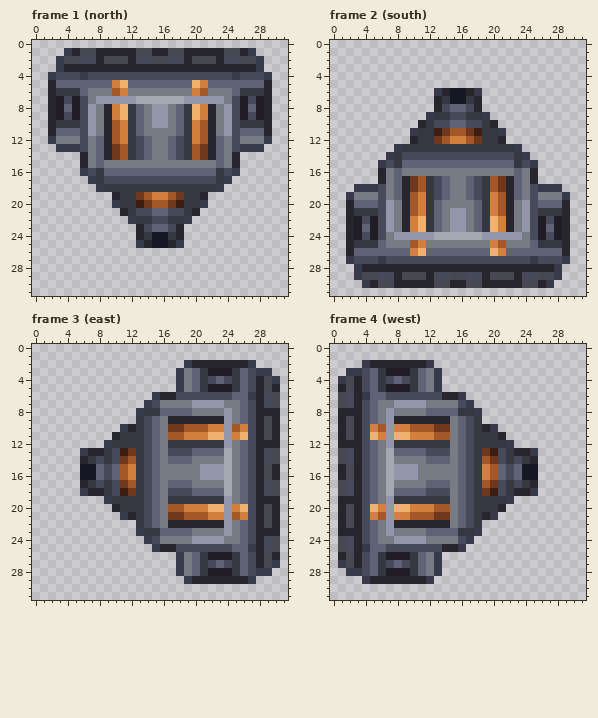
A pixel-art file gets an edit: assets/originals/art/machines/gravity/gravity-pillar.aseprite. The picture above was drawn from the file before the commit.
32x32 pixels, 4 frames. Colours within 5 levels of each other are drawn and written as one. Shown: frame 1 (north), frame 2 (south), frame 3 (east), frame 4 (west). The commit also changed other frames, which this record leaves out.
Once edited:
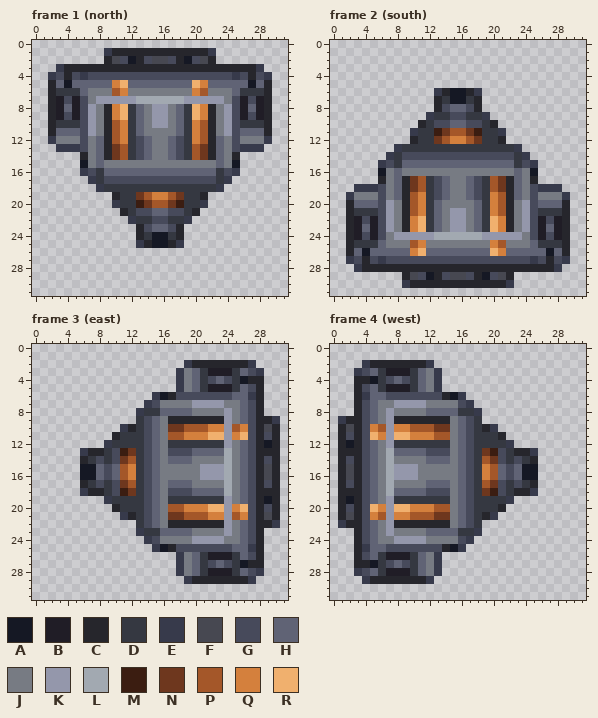
Palette (. is transparent): A #151824  B #201d26  C #26262c  D #353841  E #373a4b  F #474851  G #474a5b  H #606375  J #777b83  K #9497ab  L #a2a9b1  M #3b1d11  N #6e371e  P #a45729  Q #d4803d  R #f0b06e
Edits made:
Frame 1 (north), layer "base_housing":
y 1: x 4..9 ECFFCC -> .....E; x 13..14 FF -> CC; x 17..18 FF -> CC; x 22..27 CCFFCE -> E.....
y 2: x 3..9 EFFGGCF -> ......C; x 11..13 FCG -> GAC; x 18..20 GCF -> CAG; x 22..28 FCGGFFE -> C......
y 4: x 4 G -> C; x 27 G -> C
y 5: x 4 H -> A; x 27 H -> A
y 15: x 6 C -> A; x 25 C -> A
Frame 2 (south), layer "base_housing":
y 16: x 6 C -> A; x 25 C -> A
y 26: x 4 H -> A; x 27 H -> A
y 27: x 4 G -> C; x 27 G -> C
y 29: x 3..9 EFFGGCF -> ......C; x 11..13 FCG -> GAC; x 18..20 GCF -> CAG; x 22..28 FCGGFFE -> C......
y 30: x 4..9 ECFFCC -> .....E; x 13..14 FF -> CC; x 17..18 FF -> CC; x 22..27 CCFFCE -> E.....
Frame 3 (east), layer "base_housing":
y 3: x 29 E -> .
y 4: x 26..27 HG -> AC; x 29..30 FE -> ..
y 5: x 29..30 FC -> ..
y 6: x 16 C -> A; x 29..30 GF -> ..
y 7: x 29..30 GF -> ..
y 8: x 29..30 CC -> ..
y 9: x 29..30 FC -> CE
y 11: x 29 F -> G
y 12: x 29 C -> A
y 13: x 29..30 GF -> CC
y 14: x 30 F -> C
y 17: x 30 F -> C
y 18: x 29..30 GF -> CC
y 19: x 29 C -> A
y 20: x 29 F -> G
y 22: x 29..30 FC -> CE
y 23: x 29..30 CC -> ..
y 24: x 29..30 GF -> ..
y 25: x 16 C -> A; x 29..30 GF -> ..
y 26: x 29..30 FC -> ..
y 27: x 26..27 HG -> AC; x 29..30 FE -> ..
y 28: x 29 E -> .
Frame 4 (west), layer "base_housing":
y 3: x 2 E -> .
y 4: x 1..2 EF -> ..; x 4..5 GH -> CA
y 5: x 1..2 CF -> ..
y 6: x 1..2 FG -> ..; x 15 C -> A
y 7: x 1..2 FG -> ..
y 8: x 1..2 CC -> ..
y 9: x 1..2 CF -> EC
y 11: x 2 F -> G
y 12: x 2 C -> A
y 13: x 1..2 FG -> CC
y 14: x 1 F -> C
y 17: x 1 F -> C
y 18: x 1..2 FG -> CC
y 19: x 2 C -> A
y 20: x 2 F -> G
y 22: x 1..2 CF -> EC
y 23: x 1..2 CC -> ..
y 24: x 1..2 FG -> ..
y 25: x 1..2 FG -> ..; x 15 C -> A
y 26: x 1..2 CF -> ..
y 27: x 1..2 EF -> ..; x 4..5 GH -> CA
y 28: x 2 E -> .
